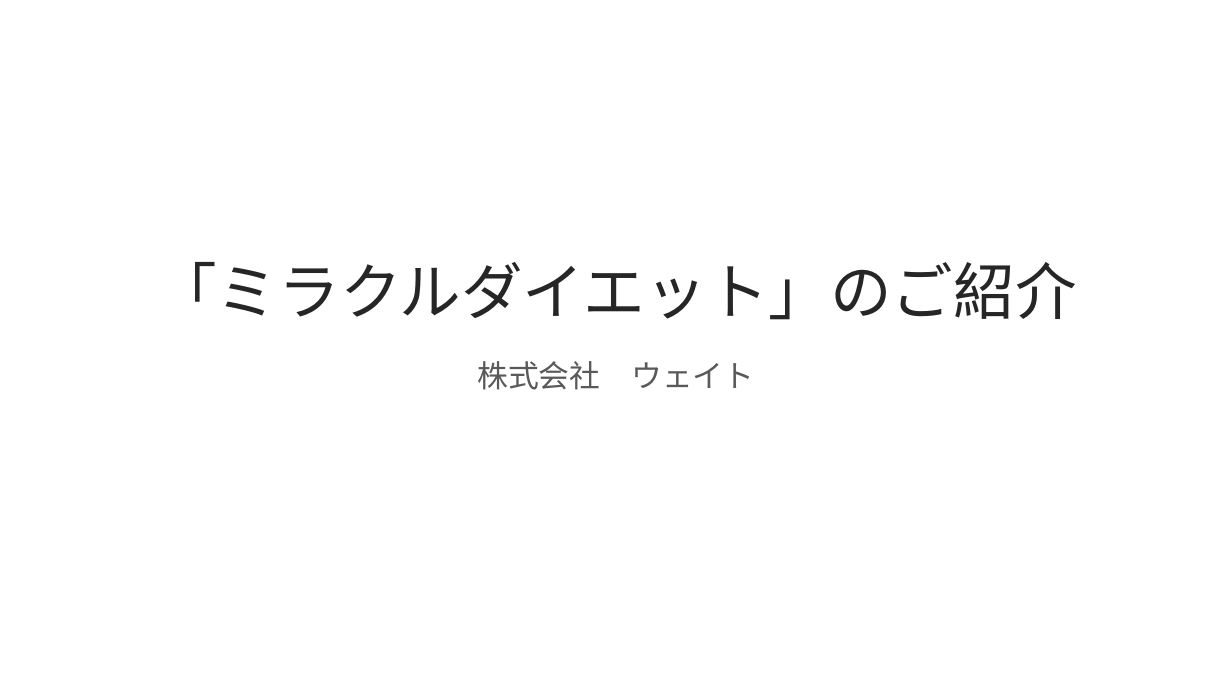
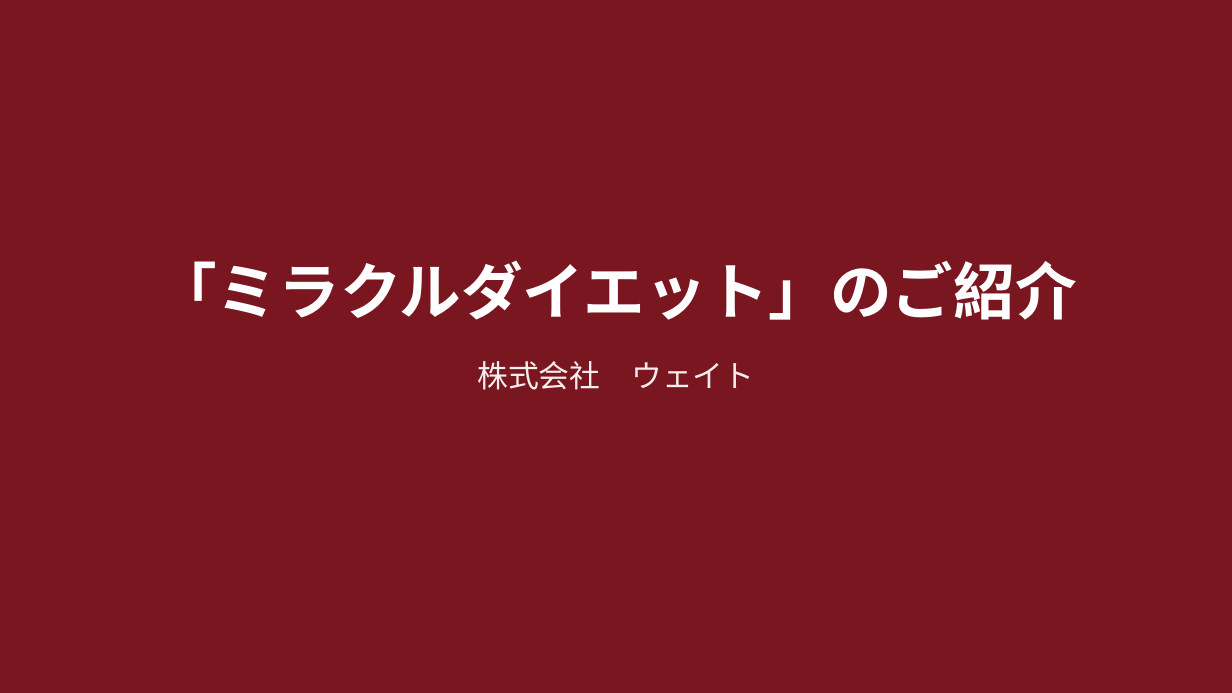
Before and after one commit to 984j7vw2tr-cloud/beauty-salon-site, a slide deck: slide 1 of ミラクルダイエット.pptx. Drawn at 1232x693 pixels with LibreOffice and Linux fonts; fonts in the diff are those of the drawing. Boxes give left, top, right and bottom in pixels: in the first picture for what was removed or moved away, otherwise in the second. Text is boxed around its words. In the diff, an @@ line names an element or a change of style, - is before the commit and + after.

```diff
--- a/ミラクルダイエット.pptx
+++ b/ミラクルダイエット.pptx
@@ background #FFFFFF to #7A1620 @@
@@ title "「ミラクルダイエット」のご紹介" at box(155, 261, 1077, 320): text colour #262626 to #FFFFFF, bold on @@
@@ text "株式会社 ウェイト" at box(477, 361, 754, 390): text colour #595959 to #F6EEEE @@
```
Also in this commit, not shown: 6 other slides changed.
